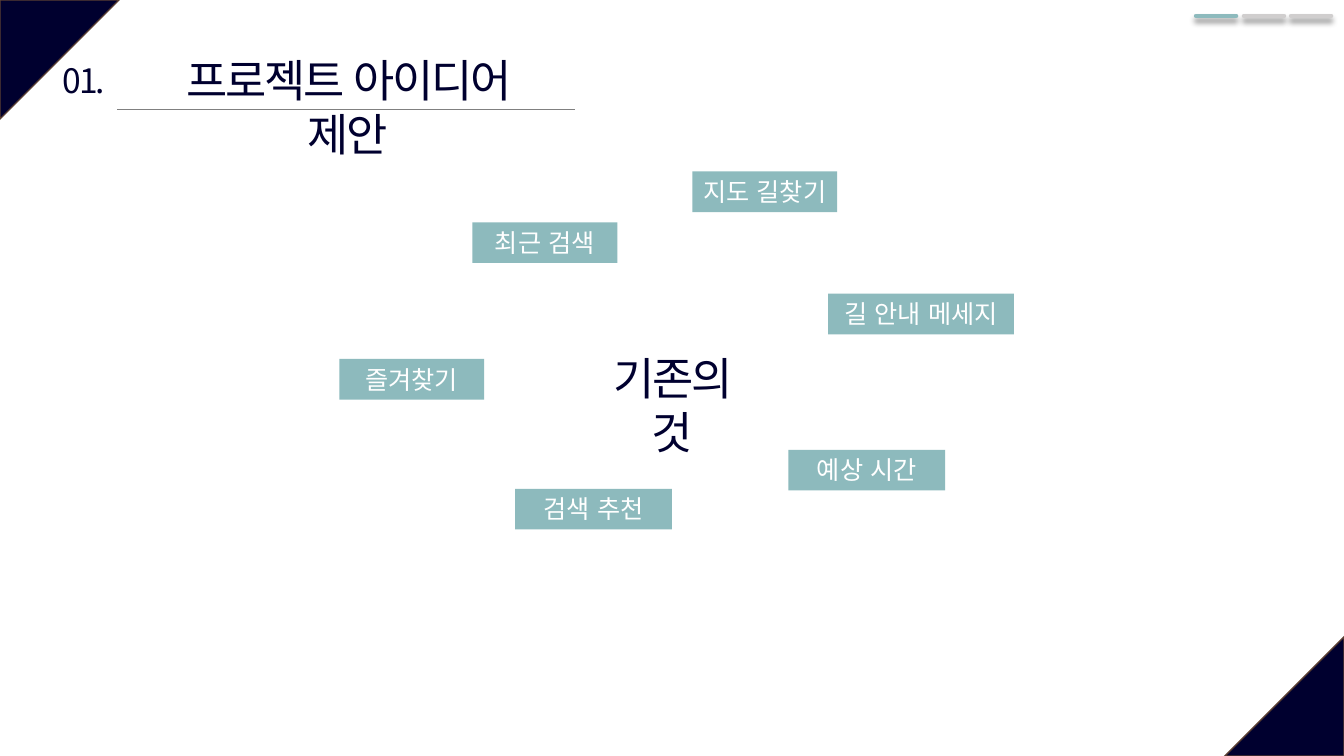
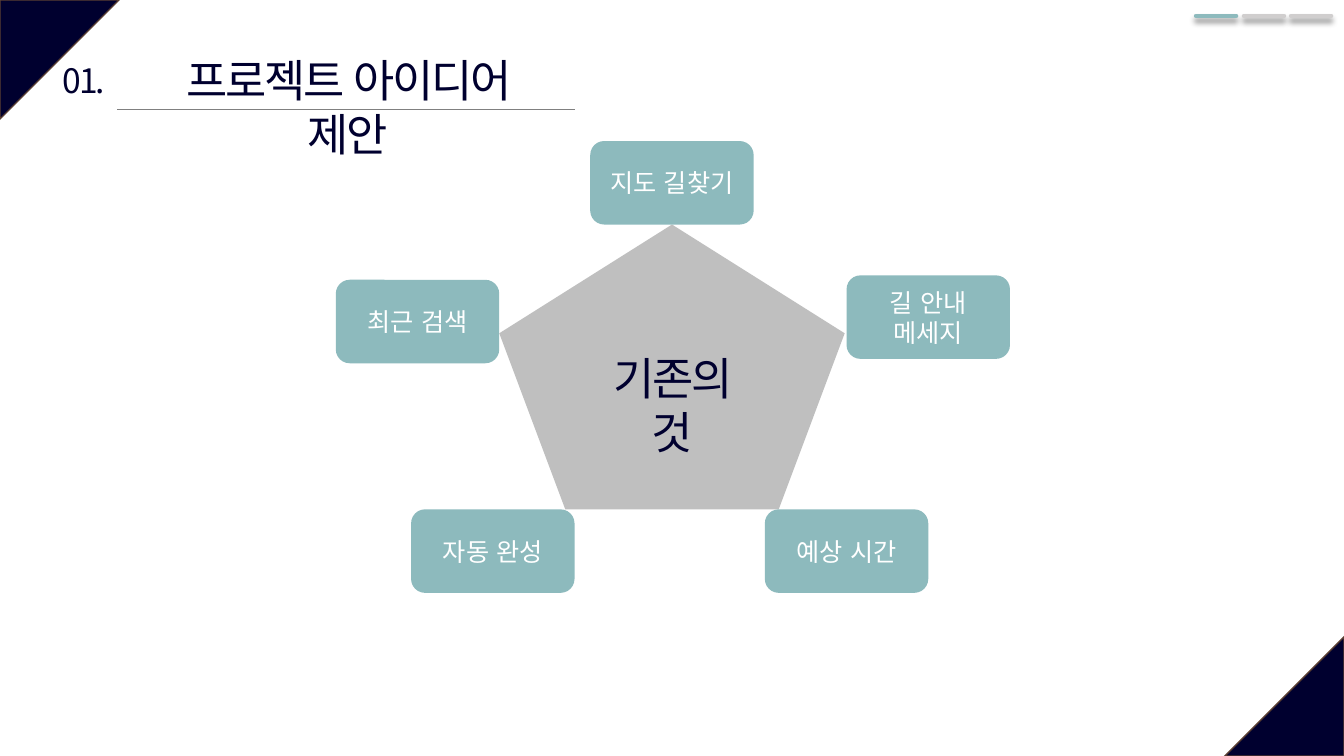
Before and after one commit to GuitarGGun/CAU_capstone_design_6_team, a slide deck: slide 6 of 2주차(09_18)/6조_09_18_발표ppt.pptx. Drawn at 1344x756 pixels with LibreOffice and Linux fonts; fonts in the diff are those of the drawing. Boxes give left, top, right and bottom in pixels: in the first picture for what was removed or moved away, otherwise in the second. Text is boxed around its words. In the diff, an @@ line names an element or a change of style, - is before the commit and + after.

```diff
--- a/2주차(09_18)/6조_09_18_발표ppt.pptx
+++ b/2주차(09_18)/6조_09_18_발표ppt.pptx
@@ rounded rectangle "지도 길찾기": place and size @@
-rounded rectangle "지도 길찾기" at box(693, 171, 838, 212)
+rounded rectangle "지도 길찾기" at box(591, 141, 754, 225)
@@ pentagon added at box(499, 225, 845, 510), fill #BFBFBF @@
@@ vertical alignment top to middle; rectangle to rounded rectangle in 4 elements at box(847, 275, 1010, 359), box(591, 141, 754, 225), box(765, 509, 929, 593), box(336, 280, 499, 364) @@
@@ rounded rectangle "최근 검색": place and size @@
-rounded rectangle "최근 검색" at box(473, 223, 618, 263)
+rounded rectangle "최근 검색" at box(336, 280, 499, 364)
@@ rounded rectangle "길 안내": place and size @@
-rounded rectangle "길 안내" at box(829, 293, 1014, 334)
+rounded rectangle "길 안내" at box(847, 275, 1010, 359)
@@ text in rounded rectangle at box(890, 291, 966, 344): text changed @@
-길 안내 메세지
+길 안내
+메세지
@@ rectangle removed at box(340, 359, 485, 399) @@
-즐겨찾기
@@ rounded rectangle added at box(411, 509, 575, 593), fill #8DBABD, 18 pt, text #FFFFFF @@
+자동 완성
@@ rectangle removed at box(515, 489, 673, 529) @@
-검색 추천
@@ rounded rectangle "예상 시간": place and size @@
-rounded rectangle "예상 시간" at box(788, 450, 946, 490)
+rounded rectangle "예상 시간" at box(765, 509, 929, 593)
```
Also in this commit, not shown: 4 other slides changed, 1 other file.
